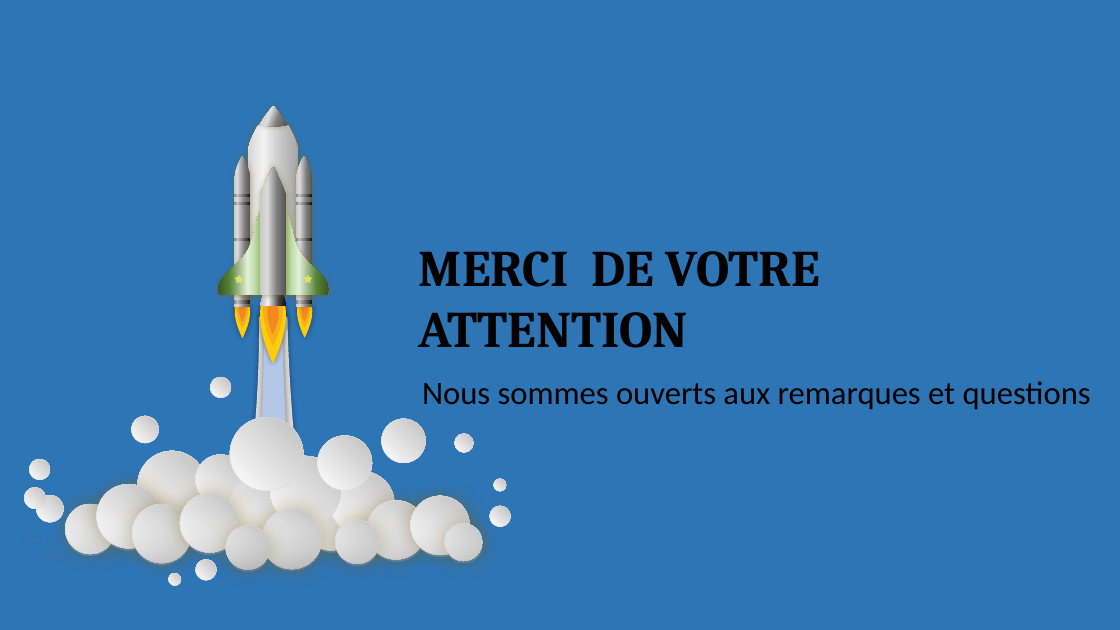
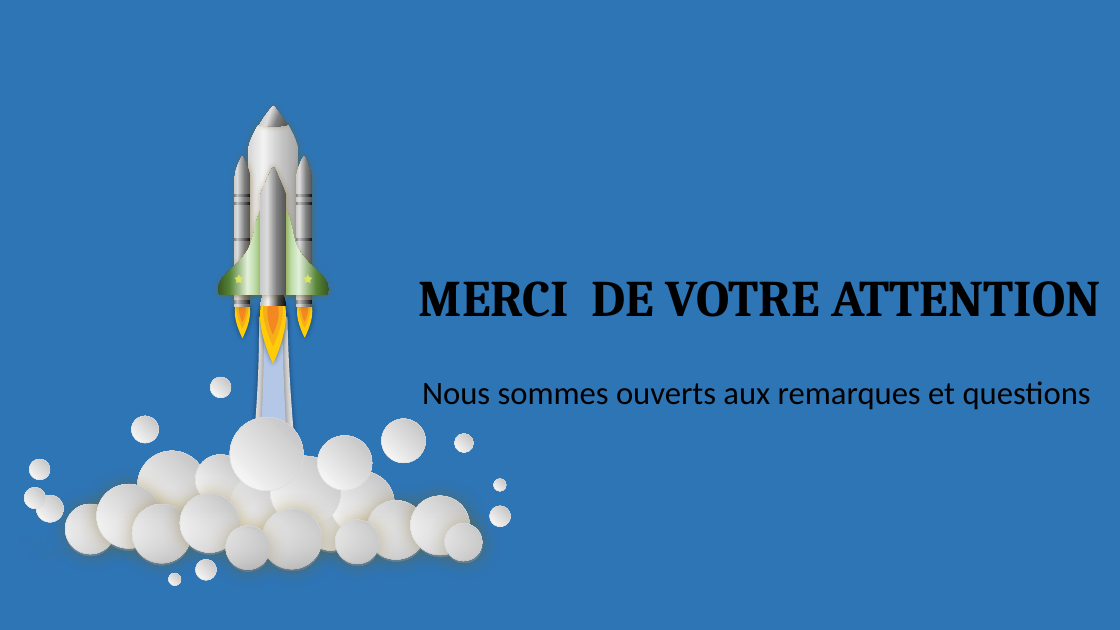
Before and after one commit to Claude127/stageX2, a slide deck: slide 26 of Presentation1.pptx (slide 21 before the commit). Drawn at 1120x630 pixels with LibreOffice and Linux fonts; fonts in the diff are those of the drawing. Boxes give left, top, right and bottom in pixels: in the first picture for what was removed or moved away, otherwise in the second. Text is boxed around its words. In the diff, an @@ line names an element or a change of style, - is before the commit and + after.

```diff
--- a/Presentation1.pptx
+++ b/Presentation1.pptx
@@ text "MERCI DE VOTRE ATTENTION" rewrapped from (x1=419, y1=251, x2=820, y2=348) to (x1=419, y1=281, x2=1100, y2=317) @@
```
Also in this commit, not shown: 10 other slides changed, 5 slides added, 5 other files.
